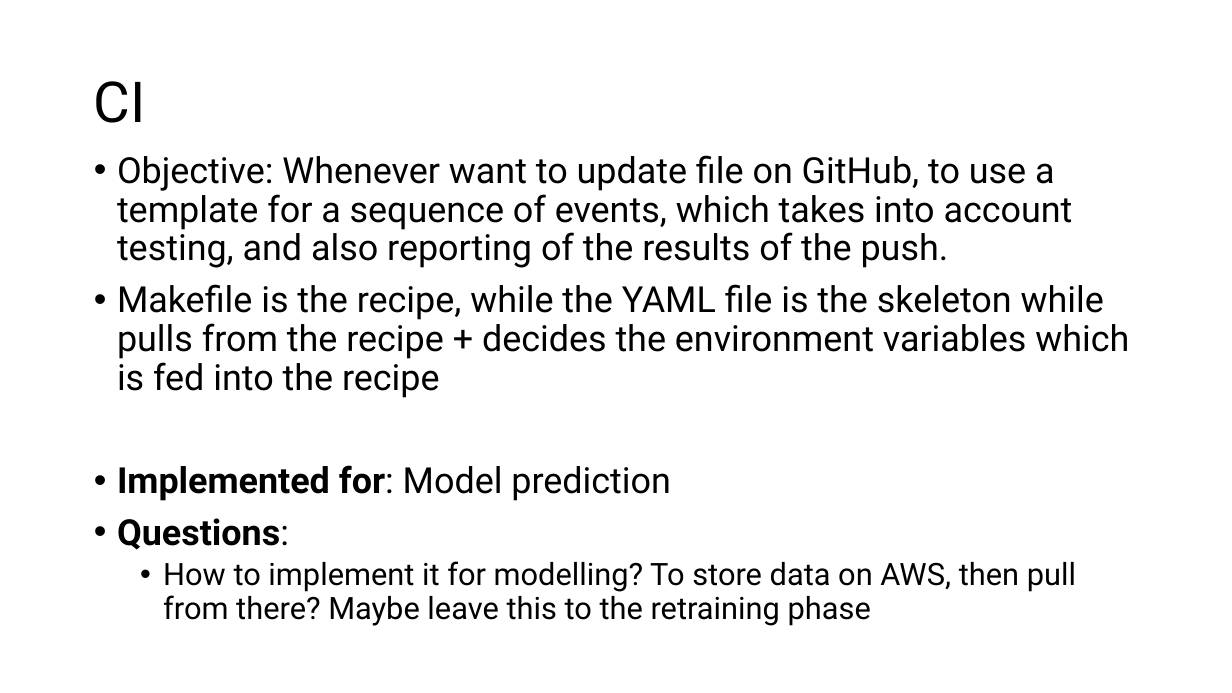
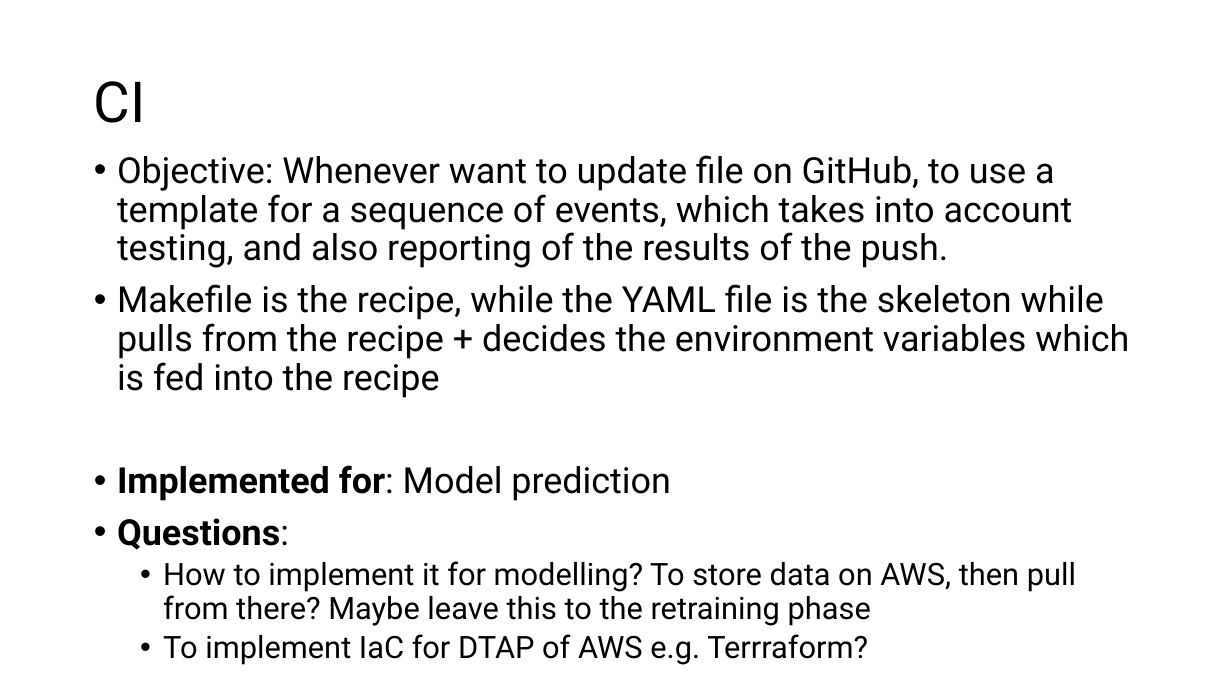
Before and after one commit to ziyu-toh/hdb-resale-prediction, a slide deck: slide 6 of docs/Architecture Overview.pptx. Drawn at 1232x693 pixels with LibreOffice and Linux fonts; fonts in the diff are those of the drawing. Boxes give left, top, right and bottom in pixels: in the first picture for what was removed or moved away, otherwise in the second. Text is boxed around its words. In the diff, an @@ line names an element or a change of style, - is before the commit and + after.

```diff
--- a/docs/Architecture Overview.pptx
+++ b/docs/Architecture Overview.pptx
@@ text at bbox=[163, 634, 868, 665]: paragraph added @@
+  • To implement IaC for DTAP of AWS e.g. Terrraform?
```
Also in this commit, not shown: 2 other slides changed, 1 slide added, 2 other files.
